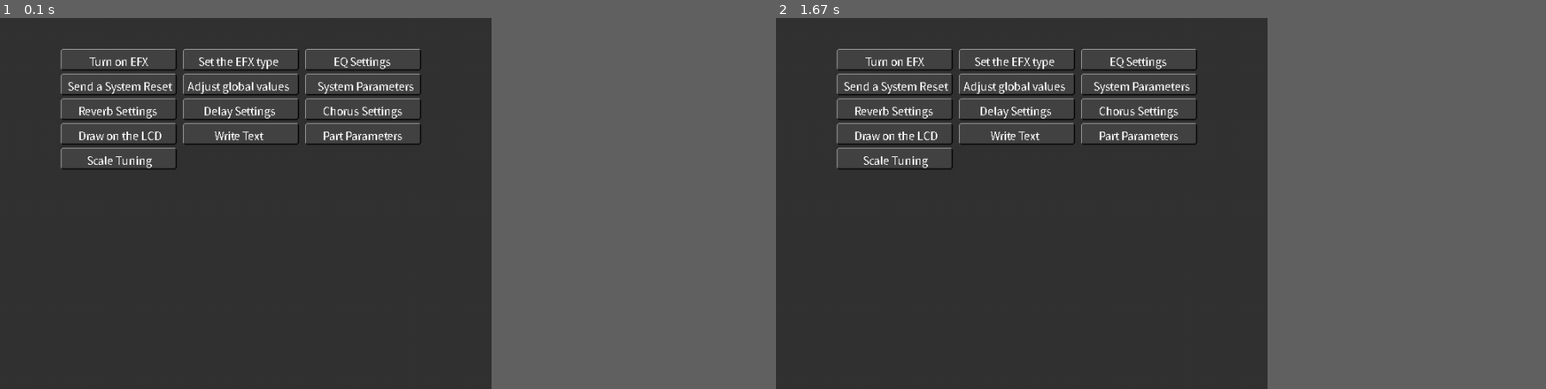
Above: before the commit, frames 1-2 (left to right).
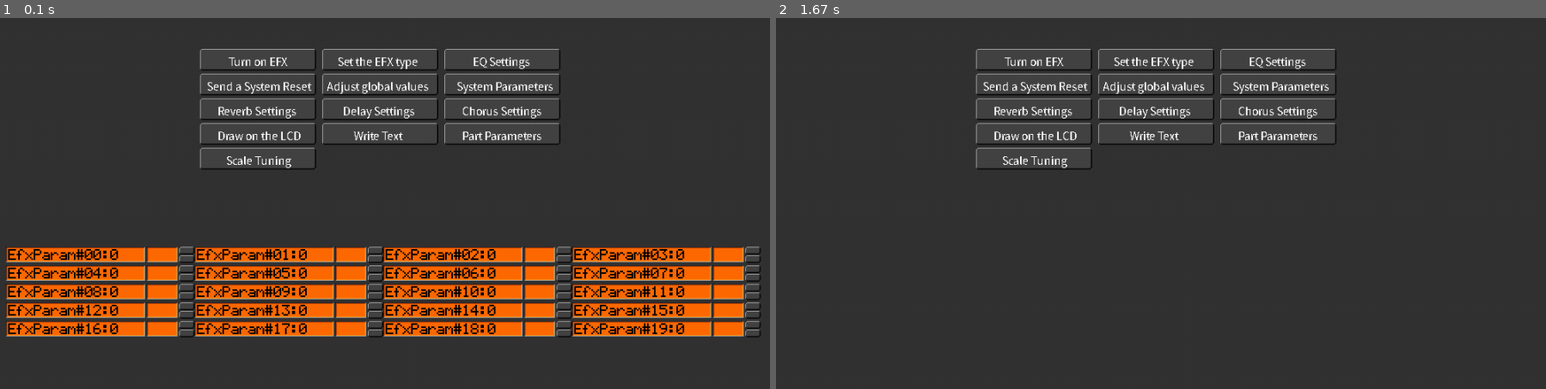
Above: after the commit, the same moments.

Repository: FlashlightET/SC-88-Pro-Toolkit
Game: pygame game, started from pygame_test.py
The game is run twice, just before and just after one commit, with the same random seed, the same clock (stepped at 60 frames per second) and the same inputs.
Inputs (mouse positions are in pixels of both pictures, inside the frame that each line leads up to):
- Up to frame 1 (0.1 s): no input
- Up to frame 2 (1.67 s): press the mouse at (1276, 133) at 0.37 s; move the mouse to (1099, 210) at 0.47 s; release the mouse at (914, 288) at 0.6 s; press the mouse at (1153, 58) at 0.7 s; move the mouse to (1084, 62) at 0.8 s; release the mouse at (1007, 69) at 0.93 s; press the mouse at (1153, 84) at 1.03 s; move the mouse to (1307, 214) at 1.13 s; release the mouse at (1453, 344) at 1.27 s; press the mouse at (1153, 133) at 1.37 s; move the mouse to (1276, 162) at 1.47 s; release the mouse at (1399, 196) at 1.6 s
In our replay, the window is 576x432 before the commit and 900x432 after it. These sizes can differ from the game's own. Grey fills any space a smaller window leaves; there, only what the larger window draws over its background counts as a difference.

The runs differ from the first frame. In frame 1, 23% of the frame differs, in the area x 0-99%, y 8-87%; in frame 2, 4.0%.

Commit message:
REndering stuff and also lcd font

Diff:
--- a/pygame_test.py
+++ b/pygame_test.py
@@ -4,7 +4,7 @@
 # pygame setup
 pygame.init()
 
-awesomeWindowWidth=640
+awesomeWindowWidth=1000
 awesomeWindowHeight=480
 
 screen = pygame.display.set_mode((awesomeWindowWidth, awesomeWindowHeight))
@@ -14,7 +14,27 @@
 buttonLeftImg=pygame.image.load('gui_resources\\button_left.png')
 buttonMidImg=pygame.image.load('gui_resources\\button_middle.png')
 buttonRightImg=pygame.image.load('gui_resources\\button_right.png')
+
 ButtonFont = pygame.font.Font(r'C:\Windows\Fonts\msgothic.ttc', 14)
+SmallFont = pygame.font.Font(r'C:\Windows\Fonts\msgothic.ttc', 12)
+
+screenNWImg=pygame.image.load('gui_resources\\screen_NW.png')
+screenNImg=pygame.image.load('gui_resources\\screen_N.png')
+screenNEImg=pygame.image.load('gui_resources\\screen_NE.png')
+screenEImg=pygame.image.load('gui_resources\\screen_E.png')
+screenSEImg=pygame.image.load('gui_resources\\screen_SE.png')
+screenSImg=pygame.image.load('gui_resources\\screen_S.png')
+screenSWImg=pygame.image.load('gui_resources\\screen_SW.png')
+screenWImg=pygame.image.load('gui_resources\\screen_W.png')
+
+buttonNWImg=pygame.image.load('gui_resources\\button_NW.png')
+buttonNImg=pygame.image.load('gui_resources\\button_N.png')
+buttonNEImg=pygame.image.load('gui_resources\\button_NE.png')
+buttonEImg=pygame.image.load('gui_resources\\button_E.png')
+buttonSEImg=pygame.image.load('gui_resources\\button_SE.png')
+buttonSImg=pygame.image.load('gui_resources\\button_S.png')
+buttonSWImg=pygame.image.load('gui_resources\\button_SW.png')
+buttonWImg=pygame.image.load('gui_resources\\button_W.png')
 
 buttons=['Turn on EFX',
          'Set the EFX type',
@@ -30,7 +50,21 @@
          'Part Parameters',
          'Scale Tuning']
 
+efxParams=[]
+
+for i in range(20):
+    efxParams.append(['EfxParam#'+(str(i).zfill(2)),0])
 alphabet='abcdefghijklmnopqrstuvwxyzABCDEFGHIJKLMNOPQRSTUVWXYZ0123456789-=!@#$%^&*()_+~`{}|[]\\:";\'<>?,./ '
+
+rolandFont=pygame.image.load('gui_resources\\RolandFontBG.png')
+
+def renderRolandText(x,y,text):
+    for _i in range(len(text)):
+        chn=int(ord(text[_i]))
+        char = pygame.Surface((5, 7))
+        char.blit(rolandFont, (0, 0), (5*(chn % 16), 7*math.floor(chn/16), 5, 7))
+        char=pygame.transform.scale(char,(10,14))
+        screen.blit(char, (x+(11*_i),y))
 
 def renderButton(x,y,width,text):
     screen.blit(buttonLeftImg, (x,y))
@@ -54,7 +88,51 @@
                 clicked=True
     return clicked
 
-screener='mainmenu'
+def renderButtonBetter(x,y,width,height,text):
+    pygame.draw.rect(screen, '#444444', (x+2,y+2,width-4,height-4))
+    screen.blit(buttonNWImg, (x,y))
+
+    for _i in range(round(width)-4):
+        screen.blit(buttonNImg, (x+2+_i,y))
+    screen.blit(buttonNEImg, (x+width-1,y))
+
+    for _i in range(round(height)-5):
+        screen.blit(buttonWImg, (x,y+2+_i))
+        screen.blit(buttonEImg, (x+width-2,y+2+_i))
+
+    screen.blit(buttonSWImg, (x,y+height-3))
+    for _i in range(round(width)-6):
+        screen.blit(buttonSImg, (x+3+_i,y+height-3))
+    screen.blit(buttonSEImg, (x+width-3,y+height-3))
+
+
+    clicked=False
+    if pygame.mouse.get_pressed()[0]:
+        mousex,mousey=pygame.mouse.get_pos()
+        if mousex>=x and mousex<=x+width:
+            if mousey>=y and mousey<=y+28:
+                clicked=True
+    return clicked
+
+def renderScreen(x,y,width,height):
+    pygame.draw.rect(screen, '#FF6A00', (x,y,width,height))
+    screen.blit(screenNWImg, (x,y))
+
+    for _i in range(round(width)-6):
+        screen.blit(screenNImg, (x+3+_i,y))
+    screen.blit(screenNEImg, (x+width-3,y))
+
+    for _i in range(round(height)-6):
+        screen.blit(screenWImg, (x,y+3+_i))
+        screen.blit(screenEImg, (x+width-3,y+3+_i))
+
+    screen.blit(screenSWImg, (x,y+height-3))
+    for _i in range(round(width)-6):
+        screen.blit(screenSImg, (x+3+_i,y+height-3))
+    screen.blit(screenSEImg, (x+width-3,y+height-3))
+    return False
+
+screener='efxtype' #its only called screener because screen was taken idk
 while running:
 
     # poll for events
@@ -67,19 +145,67 @@
     screen.fill("#333333")
 
     # RENDER YOUR GAME HERE
+    #Render Main Menu at top
+    buttoncolumns=3
+    buttonwidth=150
+    buttonpaddingx=8
+    buttonpaddingy=4
+    totalbuttonwidth=(buttonwidth+buttonpaddingx)*buttoncolumns
+    totalbuttonheight=(28+buttonpaddingy)*math.ceil(len(buttons)/buttoncolumns)
+    buttongroupx=(awesomeWindowWidth/2)-(totalbuttonwidth/2)
+    buttongroupy=(awesomeWindowHeight/4)-(totalbuttonheight/2)
+
+    for i in range(len(buttons)):
+        buttonclicked=renderButton(buttongroupx+((buttonwidth+buttonpaddingx)*(i%buttoncolumns)),buttongroupy+((28+buttonpaddingy)*math.floor(i/buttoncolumns)),buttonwidth,buttons[i])
+        if buttonclicked:
+##         'Adjust global values',
+##         'System Parameters',
+##         'Reverb Settings',
+##         'Delay Settings',
+##         'Chorus Settings',
+##         'Draw on the LCD',
+##         'Write Text',
+##         'Part Parameters',
+##         'Scale Tuning']
+            if i==0: screener='efx'
+            if i==1: screener='efxtype'
+            if i==2: screener='eq'
+            if i==3: screener='sysreset'
+            if i==4: screener='global'
+            if i==5: screener='sysparam'
+            if i==6: screener='reverb'
+            if i==7: screener='delay'
+            if i==8: screener='chorus'
+            if i==9: screener='lcd'
+            if i==10: screener='text'
+            if i==11: screener='partparam'
+            if i==12: screener='scaletuning'
+
     if screener=='mainmenu':
-        buttoncolumns=3
-        buttonwidth=150
-        buttonpaddingx=8
+        pass #i dont need this if statemtn
+    if screener=='efx':
+        pass
+    if screener=='efxtype':
+        buttoncolumns=4
+        buttonwidth=180
+        buttonheight=20
+        buttonpaddingx=64
         buttonpaddingy=4
         totalbuttonwidth=(buttonwidth+buttonpaddingx)*buttoncolumns
         totalbuttonheight=(28+buttonpaddingy)*math.ceil(len(buttons)/buttoncolumns)
         buttongroupx=(awesomeWindowWidth/2)-(totalbuttonwidth/2)
-        buttongroupy=(awesomeWindowHeight/4)-(totalbuttonheight/2)
-
-        for i in range(len(buttons)):
-            buttonclicked=renderButton(buttongroupx+((buttonwidth+buttonpaddingx)*(i%buttoncolumns)),buttongroupy+((28+buttonpaddingy)*math.floor(i/buttoncolumns)),buttonwidth,buttons[i])
-            if buttonclicked: print(buttons[i])
+        buttongroupy=(awesomeWindowHeight/4)-(totalbuttonheight/2)+(awesomeWindowHeight/2)
+        for i in range(len(efxParams)):
+            _x=buttongroupx+((buttonwidth+buttonpaddingx)*(i%buttoncolumns))
+            _y=buttongroupy+((buttonheight+buttonpaddingy)*math.floor(i/buttoncolumns))
+            #renderButtonBetter(_x,_y,buttonwidth,buttonheight,'sacks')
+            renderScreen(_x,_y,buttonwidth,buttonheight)
+            renderScreen(_x+182,_y,40,buttonheight)
+            renderButtonBetter(_x+184+40,_y,20,buttonheight/2,'sacks')
+            renderButtonBetter(_x+184+40,_y+buttonheight/2+1,20,buttonheight/2,'sacks')
+            text=efxParams[i][0]+':'+str(efxParams[i][1])
+            renderRolandText(_x+3,_y+3,text)
+
     # flip() the display to put your work on screen
     pygame.display.flip()
 
Binary file added: gui_resources/RolandFont.png
Binary file added: gui_resources/RolandFontBG.png
Binary file added: gui_resources/button_E.png
Binary file added: gui_resources/button_N.png
Binary file added: gui_resources/button_NE.png
Binary file added: gui_resources/button_NW.png
Binary file added: gui_resources/button_S.png
Binary file added: gui_resources/button_SE.png
Binary file added: gui_resources/button_SW.png
Binary file added: gui_resources/button_W.png
Binary file added: gui_resources/screen_E.png
Binary file added: gui_resources/screen_N.png
(and 6 more such lines)
